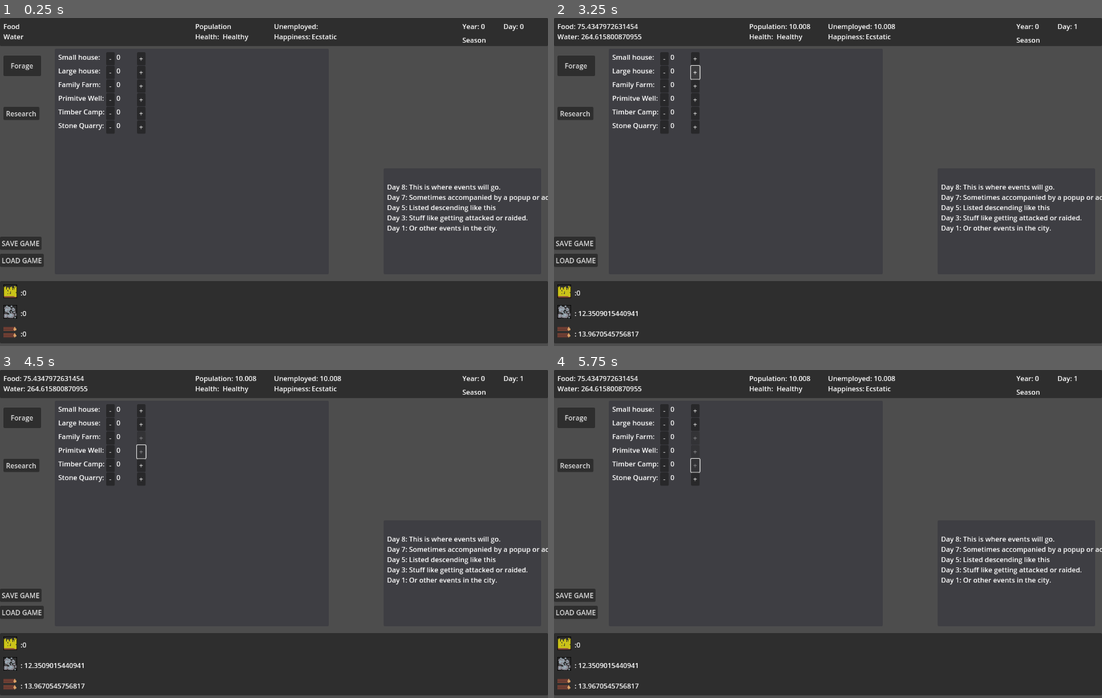
Above: before the commit, frames 1-4 (two rows, left to right).
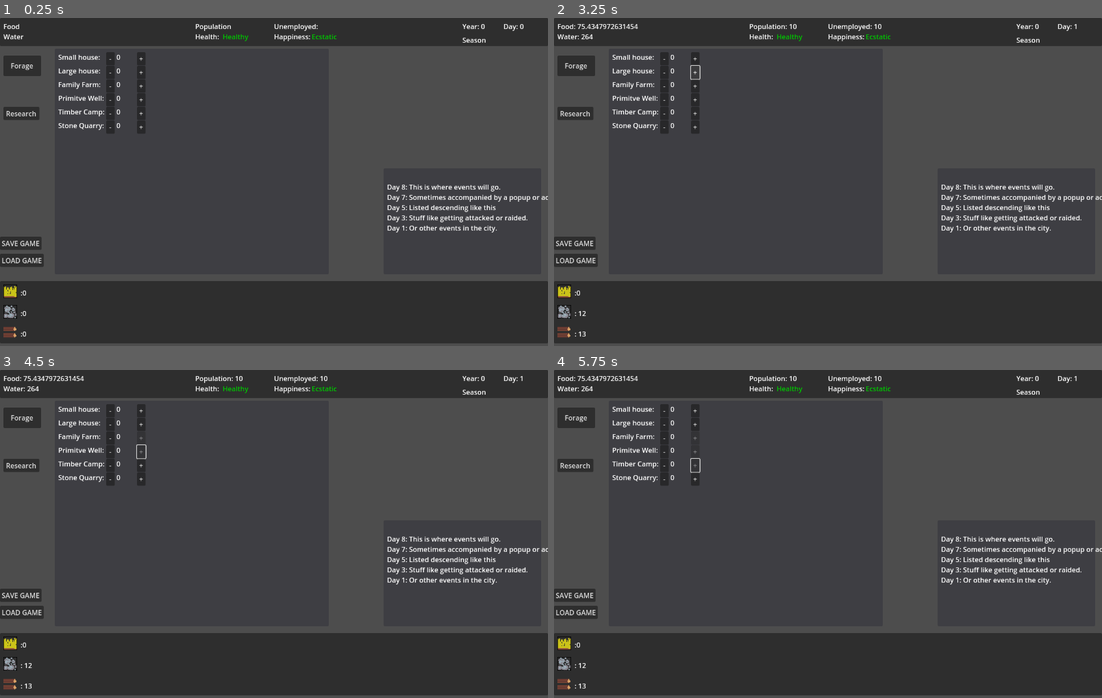
Above: after the commit, the same moments.

Repository: stevenclausson/MedievalClickerz
Game: Godot game, scene res://scenes/MainUI.tscn
The game is run twice, just before and just after one commit, with the same random seed, the same clock (stepped at 60 frames per second) and the same inputs. The project has no main scene, so this scene is started directly.
Inputs:
- Up to frame 1 (0.25 s): no input
- Up to frame 2 (3.25 s): click "Forage" at 0.5 s; click "+" at 1.25 s; click "-" at 2 s; click "+" at 2.75 s
- Up to frame 3 (4.5 s): click "+" at 3.5 s; click "+" at 4.25 s
- Up to frame 4 (5.75 s): click "+" at 5 s

The runs differ from the first frame. In frame 1, less than 0.1% of the frame differs, in the area x 40-62%, y 4-8%; in frame 2, 0.4%, in the area x 5-63%, y 1-98%; in frame 3, 0.4%; in frame 4, 0.4%.

Commit message:
Update 3
- Fixed some rounding.

Diff:
--- a/scenes/MainUI.gd
+++ b/scenes/MainUI.gd
@@ -16,13 +16,13 @@
 	timer.start()
 
 func UpdateUIData():
-	$TopUIPanel/PopulationLbl.text = "Population: " + str(Global.population)
+	$TopUIPanel/PopulationLbl.text = "Population: " + str(floor(Global.population))
 	$TopUIPanel/FoodLbl.text = "Food: " + str(Global.food)
-	$BottomUIPanel/TimberSprite/TimberLbl.text =": " + str(Global.timber)
+	$BottomUIPanel/TimberSprite/TimberLbl.text =": " + str(floor(Global.timber))
 	$TopUIPanel/DayLbl.text = "Day: " + str(Global.day)
-	$BottomUIPanel/StoneSprite/StoneLbl.text = ": " +str(Global.stone)
-	$TopUIPanel/UnemployedLbl.text = "Unemployed: " +str(Global.unemployed)
-	$TopUIPanel/WaterLbl.text = "Water: " + str(Global.water)
+	$BottomUIPanel/StoneSprite/StoneLbl.text = ": " +str(floor(Global.stone))
+	$TopUIPanel/UnemployedLbl.text = "Unemployed: " +str(floor(Global.unemployed))
+	$TopUIPanel/WaterLbl.text = "Water: " + str(floor(Global.water))
 	$TopUIPanel/YearLbl.text = "Year: " + str(Global.year)
 func _on_Timer_timeout():
 	EndDay()
--- a/scenes/MainUI.tscn
+++ b/scenes/MainUI.tscn
@@ -10,6 +10,8 @@
 anchors_preset = 15
 anchor_right = 1.0
 anchor_bottom = 1.0
+grow_horizontal = 2
+grow_vertical = 2
 script = ExtResource("1")
 
 [node name="TopUIPanel" type="Panel" parent="."]
@@ -62,6 +64,7 @@
 offset_left = 64.0
 offset_right = 125.0
 offset_bottom = 26.0
+theme_override_colors/font_color = Color(0, 0.780392, 0, 1)
 text = "Healthy"
 
 [node name="HappynessLbl" type="Label" parent="TopUIPanel"]
@@ -77,6 +80,7 @@
 offset_left = 88.0
 offset_right = 147.0
 offset_bottom = 26.0
+theme_override_colors/font_color = Color(0, 0.780392, 0, 1)
 text = "Ecstatic"
 
 [node name="FoodLbl" type="Label" parent="TopUIPanel"]
